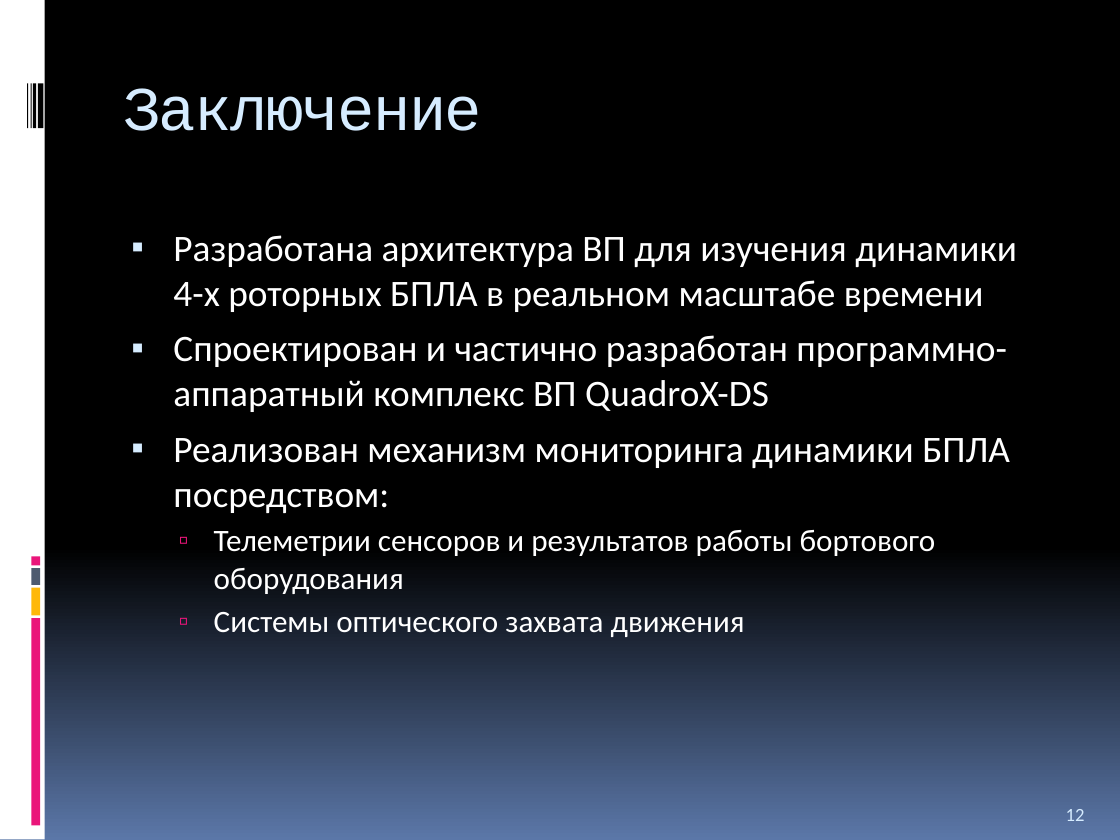
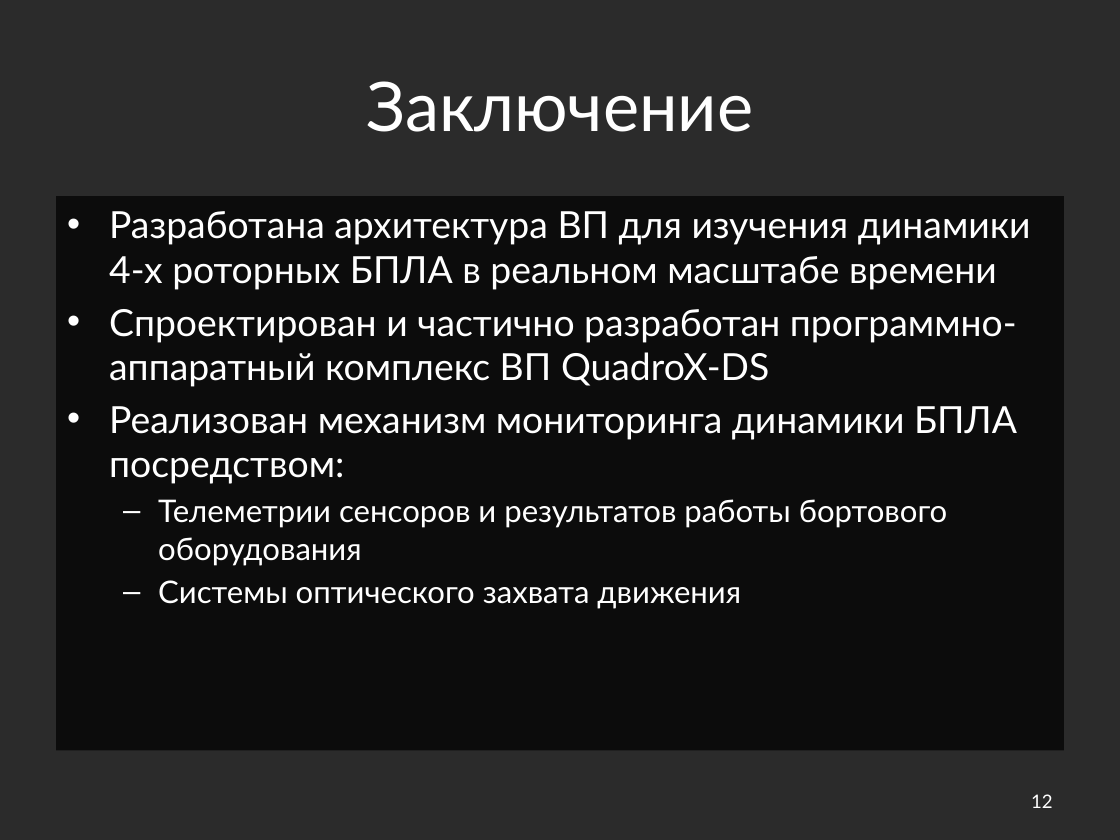
Before and after one commit to yaceq/quadro-xds, a slide deck: slide 12 of Docs/Medias2012.pptx. Drawn at 1120x840 pixels with LibreOffice and Linux fonts; fonts in the diff are those of the drawing; background and template pictures are left out; a plain dark background stands for a picture behind light text. Boxes give left, top, right and bottom in pixels: in the first picture for what was removed or moved away, otherwise in the second. Text is boxed around its words. In the diff, an @@ line names an element or a change of style, - is before the commit and + after.

```diff
--- a/Docs/Medias2012.pptx
+++ b/Docs/Medias2012.pptx
@@ background gradient #000000 to #5B77A8 to picture (left out) @@
@@ rectangle removed at (0,0,45,840) @@
@@ title "Заключение": place and size @@
-title "Заключение" at (123,88,482,131)
+title "Заключение" at (366,81,753,132)
@@ title "Заключение" at (366,81,753,132): size 40 to 44 pt, font Courier New to Lato, text colour #D6ECFF to #FFFFFF, letter spacing -1 to 0 pt; alignment left to centre; vertical alignment top to middle @@
@@ rectangle removed at (27,83,28,128) @@
@@ rectangle removed at (30,83,31,128) @@
@@ rectangle removed at (32,83,36,128) @@
@@ rectangle removed at (38,83,44,128) @@
@@ text "Разработана архитектура ВП для изучения ...": place and size @@
-text "Разработана архитектура ВП для изучения ..." at (173,235,1017,637)
+text "Разработана архитектура ВП для изучения ..." at (56,196,1064,750)
@@ text "Разработана архитектура ВП для изучения ..." at (56,196,1064,750): font Calibri to Lato; bullet ▪ to •; less space between paragraphs; bullet ▫ to –; fill none to #000000 at 70% opacity @@
@@ rectangle removed at (31,568,40,585) @@
@@ rectangle removed at (31,557,40,566) @@
@@ rectangle removed at (31,588,40,616) @@
@@ rectangle removed at (31,618,40,825) @@
@@ page number: place and size @@
-page number at (1066,809,1085,821)
+page number at (1031,794,1053,808)
@@ page number at (1031,794,1053,808): font Calibri to Lato, text colour #D6ECFF to #FFFFFF; alignment left to right; vertical alignment bottom to middle @@
```
Also in this commit, not shown: 11 other slides changed, 1 slide added, 1 slide removed, 1 other file.
